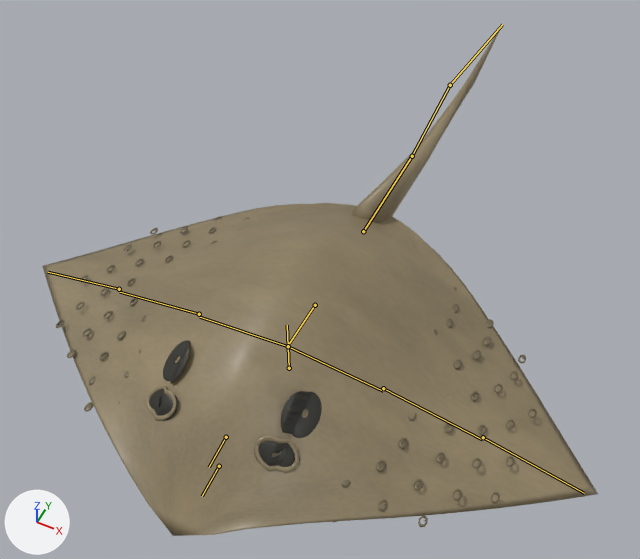
Before and after pictures for a commit that changed the glTF model outputs/AshenOathTheRoadBetweenCrowns/assets_external/design_pack_v1/creatures/M18_Shroud_Swimmer.glb.
Camera for both pictures: a 50 mm lens placed at (1.17, -2.04, 3.22), pointed at (-0.13, 0.56, -0.03). Every picture has the same lights, and +X, +Y and +Z are marked at lower left. The picture after the commit comes second. Both versions are drawn at frame 26 of the action 'Feed'; the numbers are the values there. The bones that bend it are drawn over the model as lines.

The first picture shows 'M18_RuntimeAssembly'.
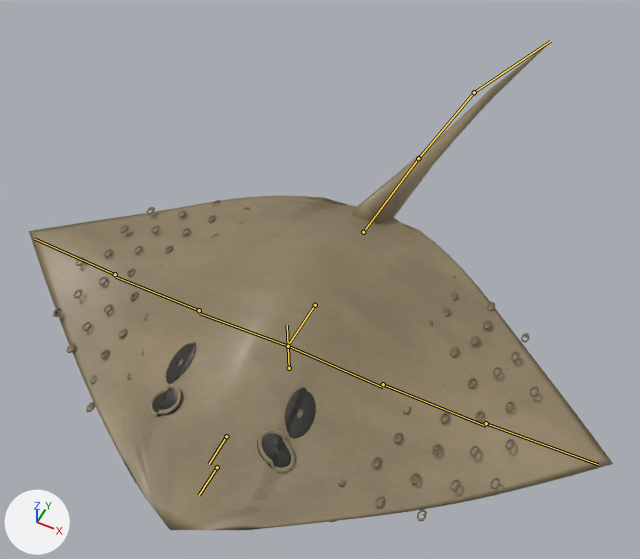
What differs and where, as boxes [x1, y1, x2, y2] in the pictures (640 x 559 px):
'M18_RuntimeAssembly', posed
    before: [42, 25, 598, 536]
    after: [29, 41, 613, 530]
bone 'Fin1_0', root to tip
    before: (288, 346) to (383, 391)
    after: (288, 346) to (383, 387)
bone 'Fin1_1', root to tip
    before: (383, 388) to (482, 439)
    after: (383, 384) to (485, 426)
bone 'Fin1_2', root to tip
    before: (483, 437) to (584, 493)
    after: (486, 423) to (598, 464)
bone 'Fin-1_0', root to tip
    before: (288, 346) to (200, 317)
    after: (288, 346) to (200, 313)
bone 'Fin-1_1', root to tip
    before: (199, 314) to (120, 292)
    after: (199, 310) to (116, 277)
bone 'Fin-1_2', root to tip
    before: (119, 289) to (48, 272)
    after: (115, 274) to (35, 239)
bone 'Head', root to tip
    before: (226, 437) to (209, 467)
    after: (226, 436) to (209, 464)
bone 'UnbarbedTail_0', root to tip
    before: (363, 231) to (412, 156)
    after: (363, 232) to (418, 158)
bone 'UnbarbedTail_1', root to tip
    before: (412, 156) to (450, 85)
    after: (418, 158) to (474, 92)
bone 'UnbarbedTail_2', root to tip
    before: (450, 85) to (502, 24)
    after: (474, 92) to (550, 41)

Patch to the scene script:
```diff
--- a/outputs/AshenOathTheRoadBetweenCrowns/assets_external/design_pack_v1/creatures/M18_Shroud_Swimmer.glb.py
+++ b/outputs/AshenOathTheRoadBetweenCrowns/assets_external/design_pack_v1/creatures/M18_Shroud_Swimmer.glb.py
@@ bone_fin1_0 @@
 bone_fin1_0 = bpy.data.objects['M18_Rig'].pose.bones['Fin1_0']  # child of 'Body'
-bone_fin1_0.rotation_quaternion = (1.0, -0.03, 0.0, 0.001)  # degrees (-3, 0, 0)
+bone_fin1_0.rotation_quaternion = (1.0, 0.0, 0.018, 0.0)  # degrees (0, 2, 0)
@@ bone_fin1_1 @@
 bone_fin1_1 = bpy.data.objects['M18_Rig'].pose.bones['Fin1_1']  # child of 'Fin1_0'
-bone_fin1_1.rotation_quaternion = (0.999, -0.035, 0.0, 0.002)  # degrees (-4, 0, 0)
+bone_fin1_1.rotation_quaternion = (0.999, 0.023, 0.028, 0.0)  # degrees (3, 3, 0)
@@ bone_fin1_2 @@
 bone_fin1_2 = bpy.data.objects['M18_Rig'].pose.bones['Fin1_2']  # child of 'Fin1_1'
-bone_fin1_2.rotation_quaternion = (1.0, -0.023, 0.0, 0.001)  # degrees (-3, 0, 0)
+bone_fin1_2.rotation_quaternion = (0.999, 0.034, 0.015, -0.001)  # degrees (4, 2, 0)
@@ bone_fin_1_0 @@
 bone_fin_1_0 = bpy.data.objects['M18_Rig'].pose.bones['Fin-1_0']  # child of 'Body'
-bone_fin_1_0.rotation_quaternion = (1.0, -0.03, 0.0, -0.001)  # degrees (-3, 0, 0)
+bone_fin_1_0.rotation_quaternion = (1.0, 0.0, -0.018, 0.0)  # degrees (0, -2, 0)
@@ bone_fin_1_1 @@
 bone_fin_1_1 = bpy.data.objects['M18_Rig'].pose.bones['Fin-1_1']  # child of 'Fin-1_0'
-bone_fin_1_1.rotation_quaternion = (0.999, -0.035, 0.0, -0.002)  # degrees (-4, 0, 0)
+bone_fin_1_1.rotation_quaternion = (0.999, 0.023, -0.028, 0.0)  # degrees (3, -3, 0)
@@ bone_fin_1_2 @@
 bone_fin_1_2 = bpy.data.objects['M18_Rig'].pose.bones['Fin-1_2']  # child of 'Fin-1_1'
-bone_fin_1_2.rotation_quaternion = (1.0, -0.023, 0.0, -0.001)  # degrees (-3, 0, 0)
+bone_fin_1_2.rotation_quaternion = (0.999, 0.034, -0.015, 0.001)  # degrees (4, -2, 0)
@@ bone_head @@
 bone_head = bpy.data.objects['M18_Rig'].pose.bones['Head']  # child of 'Body'
-bone_head.rotation_quaternion = (0.996, 0.084, 0.0, 0.0)  # degrees (10, 0, 0)
+bone_head.rotation_quaternion = (1.0, 0.004, 0.0, 0.0)  # degrees (1, 0, 0)
@@ bone_unbarbedtail_0 @@
 bone_unbarbedtail_0 = bpy.data.objects['M18_Rig'].pose.bones['UnbarbedTail_0']  # child of 'Body'
-bone_unbarbedtail_0.rotation_quaternion = (1.0, 0.0, -0.001, 0.019)  # degrees (0, 0, 2)
+bone_unbarbedtail_0.rotation_quaternion = (1.0, 0.0, 0.0, -0.01)  # degrees (0, 0, -1)
@@ bone_unbarbedtail_1 @@
 bone_unbarbedtail_1 = bpy.data.objects['M18_Rig'].pose.bones['UnbarbedTail_1']  # child of 'UnbarbedTail_0'
-bone_unbarbedtail_1.rotation_quaternion = (1.0, 0.0, -0.001, 0.022)  # degrees (0, 0, 3)
+bone_unbarbedtail_1.rotation_quaternion = (1.0, 0.0, 0.001, -0.023)  # degrees (0, 0, -3)
@@ bone_unbarbedtail_2 @@
 bone_unbarbedtail_2 = bpy.data.objects['M18_Rig'].pose.bones['UnbarbedTail_2']  # child of 'UnbarbedTail_1'
-bone_unbarbedtail_2.rotation_quaternion = (1.0, 0.0, 0.0, 0.02)  # degrees (0, 0, 2)
+bone_unbarbedtail_2.rotation_quaternion = (1.0, 0.0, 0.0, -0.03)  # degrees (0, 0, -3)
```
